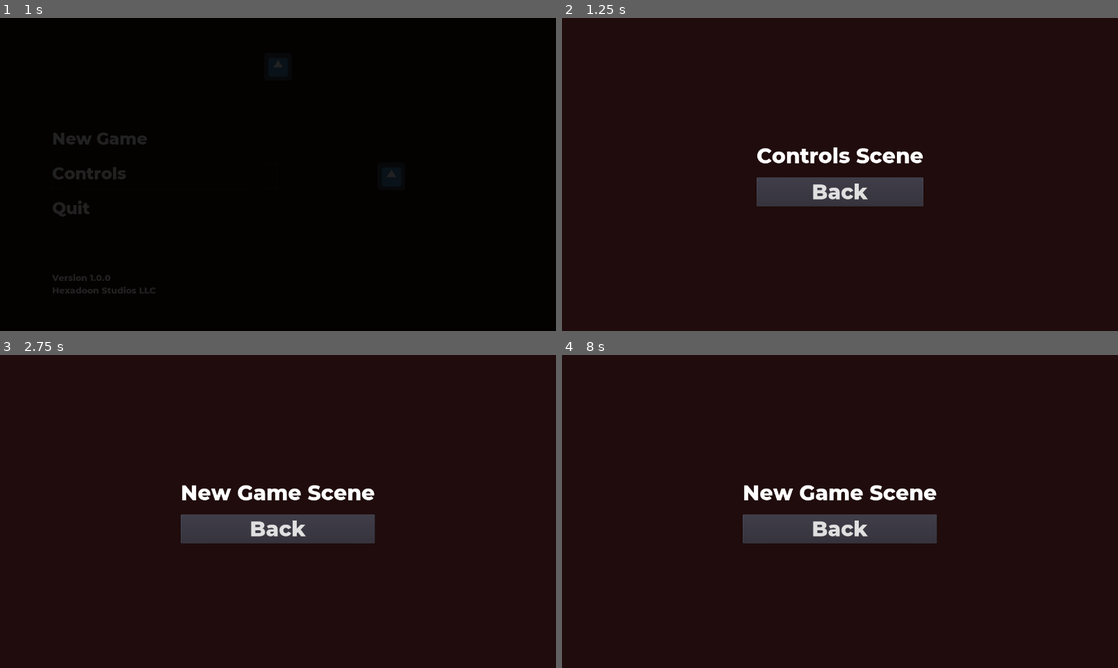
Above: before the commit, frames 1-4 (two rows, left to right).
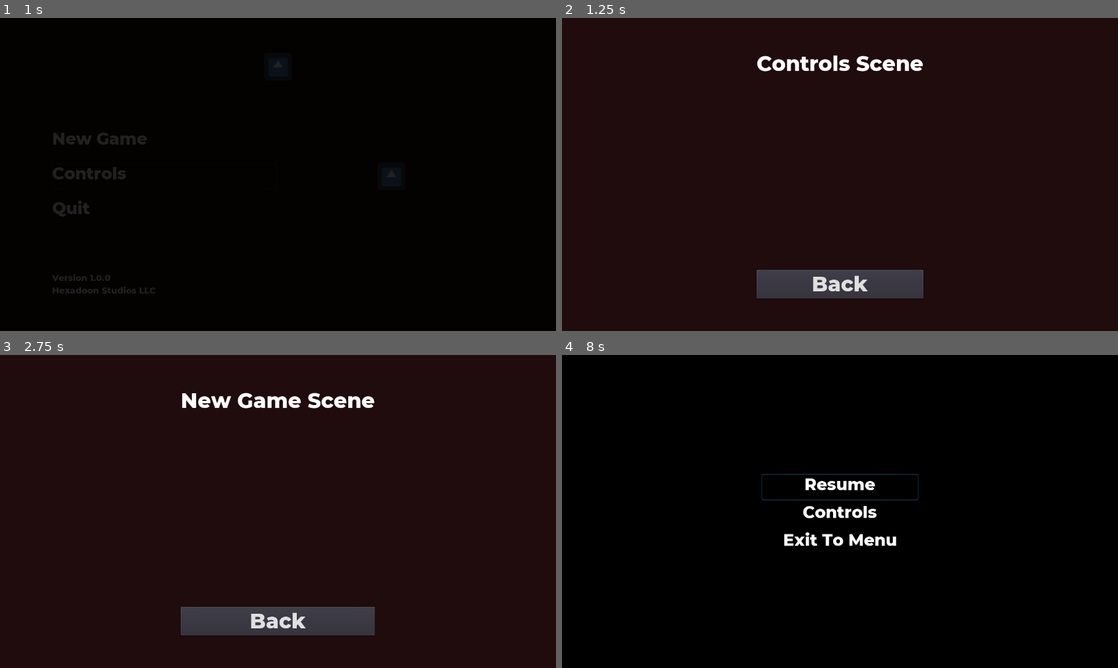
Above: after the commit, the same moments.

Repository: Hexadoon/phobia
Game: Godot game, scene res://title_screen/Title Screen.tscn
The game is run twice, just before and just after one commit, with the same random seed, the same clock (stepped at 60 frames per second) and the same inputs. The engine's default icon, where the game draws it, is replaced by a stand-in: a white triangle on a blue panel in a dark square.
Inputs:
- Up to frame 1 (1 s): click "Controls" at 0.5 s
- Up to frame 2 (1.25 s): no input
- Up to frame 3 (2.75 s): click "Back" at 1.25 s; click "New Game" at 2 s
- Up to frame 4 (8 s): click "Back" at 2.75 s; click "New Game" at 3.5 s; tap Enter at 5, 6.5 s; tap Space at 5.75, 7.25 s; tap Escape (ui_cancel) at 7.9 s

Frame 1 is identical in both runs. In frame 2, 7.1% of the frame differs, in the area x 35-65%, y 12-90%; in frame 3, 8.2%; in frame 4, 100%, in the area x 0-100%, y 0-100%.

Commit message:
changes to file structure + added pause screen

Diff:
--- /dev/null
+++ b/buttons/Controls Button.tscn
@@ -0,0 +1,8 @@
+[gd_scene load_steps=2 format=2]
+
+[ext_resource path="res://buttons/Default Button.tscn" type="PackedScene" id=1]
+
+[node name="Controls Button" instance=ExtResource( 1 )]
+
+[node name="Label" parent="." index="0"]
+text = "Controls"
--- /dev/null
+++ b/buttons/Default Button.tscn
@@ -0,0 +1,26 @@
+[gd_scene load_steps=4 format=2]
+
+[ext_resource path="res://fonts/Montserrat-ExtraBold.ttf" type="DynamicFontData" id=1]
+[ext_resource path="res://buttons/Default Button.gd" type="Script" id=2]
+
+[sub_resource type="DynamicFont" id=1]
+size = 38
+font_data = ExtResource( 1 )
+
+[node name="Default Button" type="Button"]
+margin_right = 1024.0
+margin_bottom = 96.0
+flat = true
+script = ExtResource( 2 )
+__meta__ = {
+"_edit_use_anchors_": false
+}
+
+[node name="Label" type="Label" parent="."]
+margin_right = 1024.0
+margin_bottom = 96.0
+custom_fonts/font = SubResource( 1 )
+text = "PLACEHOLDER TEXT"
+__meta__ = {
+"_edit_use_anchors_": false
+}
--- /dev/null
+++ b/buttons/Exit To Menu Button.tscn
@@ -0,0 +1,10 @@
+[gd_scene load_steps=2 format=2]
+
+[ext_resource path="res://buttons/Default Button.tscn" type="PackedScene" id=1]
+
+[node name="Exit To Menu Button" instance=ExtResource( 1 )]
+
+[node name="Label" parent="." index="0"]
+margin_right = 360.0
+text = "Exit To Menu"
+align = 1
--- /dev/null
+++ b/buttons/New Game Button.tscn
@@ -0,0 +1,8 @@
+[gd_scene load_steps=2 format=2]
+
+[ext_resource path="res://buttons/Default Button.tscn" type="PackedScene" id=1]
+
+[node name="New Game Button" instance=ExtResource( 1 )]
+
+[node name="Label" parent="." index="0"]
+text = "New Game"
--- /dev/null
+++ b/buttons/Pause Screen Controls.tscn
@@ -0,0 +1,11 @@
+[gd_scene load_steps=2 format=2]
+
+[ext_resource path="res://buttons/Default Button.tscn" type="PackedScene" id=1]
+
+[node name="Pause Screen Controls" instance=ExtResource( 1 )]
+margin_right = 992.0
+
+[node name="Label" parent="." index="0"]
+margin_right = 360.0
+text = "Controls"
+align = 1
--- /dev/null
+++ b/buttons/Quit Button.tscn
@@ -0,0 +1,8 @@
+[gd_scene load_steps=2 format=2]
+
+[ext_resource path="res://buttons/Default Button.tscn" type="PackedScene" id=1]
+
+[node name="Quit Button" instance=ExtResource( 1 )]
+
+[node name="Label" parent="." index="0"]
+text = "Quit"
--- /dev/null
+++ b/buttons/Resume Button.tscn
@@ -0,0 +1,10 @@
+[gd_scene load_steps=2 format=2]
+
+[ext_resource path="res://buttons/Default Button.tscn" type="PackedScene" id=1]
+
+[node name="Resume Button" instance=ExtResource( 1 )]
+
+[node name="Label" parent="." index="0"]
+margin_right = 360.0
+text = "Resume"
+align = 1
--- a/fade_in/fade_in.gd
+++ b/fade_in/fade_in.gd
@@ -14,3 +14,7 @@
 	Called once Fade In animation is finished.
 	"""
 	emit_signal("fade_finished")
+
+
+func _on_Fade_In_fade_finished():
+	pass # Replace with function body.
--- a/title_screen/fonts/Montserrat-ExtraBold_size_48.tres
+++ b/fonts/Montserrat-ExtraBold_size_48.tres
@@ -1,6 +1,6 @@
 [gd_resource type="DynamicFont" load_steps=2 format=2]
 
-[ext_resource path="res://title_screen/fonts/Montserrat-ExtraBold.ttf" type="DynamicFontData" id=1]
+[ext_resource path="res://fonts/Montserrat-ExtraBold.ttf" type="DynamicFontData" id=1]
 
 [resource]
 size = 48
--- a/game/Controls.tscn
+++ b/game/Controls.tscn
@@ -1,6 +1,6 @@
 [gd_scene load_steps=2 format=2]
 
-[ext_resource path="res://game/New_Game.tscn" type="PackedScene" id=1]
+[ext_resource path="res://game/Default Scene.tscn" type="PackedScene" id=1]
 
 [node name="Controls" instance=ExtResource( 1 )]
 
--- a/game/return_to_title.gd
+++ b/game/Default Scene.gd
@@ -1,5 +1,4 @@
 extends Control
-
 
 func _on_Button_pressed():
 	"""
--- a/game/New_Game.tscn
+++ b/game/Default Scene.tscn
@@ -1,9 +1,9 @@
 [gd_scene load_steps=3 format=2]
 
-[ext_resource path="res://title_screen/fonts/Montserrat-ExtraBold_size_48.tres" type="DynamicFont" id=1]
-[ext_resource path="res://game/return_to_title.gd" type="Script" id=2]
+[ext_resource path="res://fonts/Montserrat-ExtraBold_size_48.tres" type="DynamicFont" id=1]
+[ext_resource path="res://game/Default Scene.gd" type="Script" id=2]
 
-[node name="New Game" type="Control"]
+[node name="Default Scene" type="Control"]
 anchor_right = 1.0
 anchor_bottom = 1.0
 script = ExtResource( 2 )
@@ -12,29 +12,29 @@
 }
 
 [node name="CenterContainer" type="CenterContainer" parent="."]
-anchor_right = 1.0
-anchor_bottom = 1.0
+margin_right = 1280.0
+margin_bottom = 720.0
 __meta__ = {
 "_edit_use_anchors_": false
 }
 
 [node name="VBoxContainer" type="VBoxContainer" parent="CenterContainer"]
-margin_left = 416.0
-margin_top = 287.0
-margin_right = 863.0
-margin_bottom = 433.0
-custom_constants/separation = 20
+margin_left = 376.0
+margin_top = 75.0
+margin_right = 903.0
+margin_bottom = 645.0
 
 [node name="Label" type="Label" parent="CenterContainer/VBoxContainer"]
-margin_right = 447.0
-margin_bottom = 60.0
+margin_right = 527.0
+margin_bottom = 500.0
+rect_min_size = Vector2( 0, 500 )
 custom_fonts/font = ExtResource( 1 )
-text = "New Game Scene"
+text = "PLACEHOLDER TEXT"
 
 [node name="Button" type="Button" parent="CenterContainer/VBoxContainer"]
-margin_top = 80.0
-margin_right = 447.0
-margin_bottom = 146.0
+margin_top = 504.0
+margin_right = 527.0
+margin_bottom = 570.0
 custom_fonts/font = ExtResource( 1 )
 text = "Back"
 [connection signal="pressed" from="CenterContainer/VBoxContainer/Button" to="." method="_on_Button_pressed"]
--- /dev/null
+++ b/game/New Game.tscn
@@ -0,0 +1,24 @@
+[gd_scene load_steps=3 format=2]
+
+[ext_resource path="res://game/Default Scene.tscn" type="PackedScene" id=1]
+[ext_resource path="res://pause_screen/Pause Screen.tscn" type="PackedScene" id=2]
+
+[node name="New Game" instance=ExtResource( 1 )]
+
+[node name="VBoxContainer" parent="CenterContainer" index="0"]
+margin_left = 416.0
+margin_right = 863.0
+
+[node name="Label" parent="CenterContainer/VBoxContainer" index="0"]
+margin_top = 0.0
+margin_right = 447.0
+margin_bottom = 500.0
+text = "New Game Scene"
+
+[node name="Button" parent="CenterContainer/VBoxContainer" index="1"]
+margin_right = 447.0
+
+[node name="CanvasLayer" type="CanvasLayer" parent="." index="1"]
+
+[node name="Pause Screen" parent="CanvasLayer" index="0" instance=ExtResource( 2 )]
+visible = false
--- a/game/Quit.tscn
+++ b/game/Quit.tscn
@@ -1,6 +1,6 @@
 [gd_scene load_steps=2 format=2]
 
-[ext_resource path="res://game/Controls.tscn" type="PackedScene" id=1]
+[ext_resource path="res://game/Default Scene.tscn" type="PackedScene" id=1]
 
 [node name="Quit" instance=ExtResource( 1 )]
 
@@ -9,7 +9,9 @@
 margin_right = 779.0
 
 [node name="Label" parent="CenterContainer/VBoxContainer" index="0"]
+margin_top = 0.0
 margin_right = 279.0
+margin_bottom = 500.0
 text = "Quit Scene"
 
 [node name="Button" parent="CenterContainer/VBoxContainer" index="1"]
--- /dev/null
+++ b/pause_screen/Pause Screen.gd
@@ -0,0 +1,26 @@
+extends Control
+
+var scene_path_to_load
+
+func _ready():
+	"""
+	Connects scene to load with their respective buttons and
+	sets up keyboard functionality to select a button.
+	"""
+	$"CenterContainer/VBoxContainer/Resume Button".grab_focus()
+	for button in $"CenterContainer/VBoxContainer".get_children():
+		button.connect("pressed", self, "_on_Button_pressed", [button.scene_to_load])
+
+func _on_Button_pressed(scene_to_load):
+	"""
+	Begins Fade In animation.
+	"""
+	scene_path_to_load = scene_to_load
+	get_tree().paused = not get_tree().paused
+	get_tree().change_scene(scene_path_to_load)
+
+func _input(event):
+	if event.is_action_pressed("ui_cancel"):
+		$"CenterContainer/VBoxContainer/Resume Button".grab_focus()
+		get_tree().paused = not get_tree().paused
+		visible = not visible
--- /dev/null
+++ b/pause_screen/Pause Screen.tscn
@@ -0,0 +1,59 @@
+[gd_scene load_steps=5 format=2]
+
+[ext_resource path="res://pause_screen/Pause Screen.gd" type="Script" id=1]
+[ext_resource path="res://buttons/Resume Button.tscn" type="PackedScene" id=2]
+[ext_resource path="res://buttons/Pause Screen Controls.tscn" type="PackedScene" id=3]
+[ext_resource path="res://buttons/Exit To Menu Button.tscn" type="PackedScene" id=4]
+
+[node name="Pause Screen" type="Control"]
+pause_mode = 2
+anchor_right = 1.0
+anchor_bottom = 1.0
+script = ExtResource( 1 )
+__meta__ = {
+"_edit_use_anchors_": false
+}
+
+[node name="ColorRect" type="ColorRect" parent="."]
+margin_right = 1280.0
+margin_bottom = 736.0
+color = Color( 0, 0, 0, 1 )
+__meta__ = {
+"_edit_use_anchors_": false
+}
+
+[node name="CenterContainer" type="CenterContainer" parent="."]
+margin_right = 1280.0
+margin_bottom = 736.0
+__meta__ = {
+"_edit_use_anchors_": false
+}
+
+[node name="VBoxContainer" type="VBoxContainer" parent="CenterContainer"]
+margin_left = 460.0
+margin_top = 218.0
+margin_right = 820.0
+margin_bottom = 518.0
+rect_min_size = Vector2( 250, 300 )
+alignment = 1
+
+[node name="Resume Button" parent="CenterContainer/VBoxContainer" instance=ExtResource( 2 )]
+margin_top = 56.0
+margin_right = 360.0
+margin_bottom = 116.0
+rect_min_size = Vector2( 360, 60 )
+scene_to_load = "res://game/New Game.tscn"
+
+[node name="Pause Screen Controls" parent="CenterContainer/VBoxContainer" instance=ExtResource( 3 )]
+margin_top = 120.0
+margin_right = 360.0
+margin_bottom = 180.0
+rect_min_size = Vector2( 360, 60 )
+scene_to_load = "res://game/Controls.tscn"
+
+[node name="Exit To Menu Button" parent="CenterContainer/VBoxContainer" instance=ExtResource( 4 )]
+margin_top = 184.0
+margin_right = 360.0
+margin_bottom = 244.0
+rect_min_size = Vector2( 360, 60 )
+scene_to_load = "res://title_screen/Title Screen.tscn"
--- a/title_screen/Title Screen.tscn
+++ b/title_screen/Title Screen.tscn
@@ -1,10 +1,10 @@
 [gd_scene load_steps=9 format=2]
 
-[ext_resource path="res://title_screen/buttons/NewGameButton.tscn" type="PackedScene" id=1]
+[ext_resource path="res://buttons/Controls Button.tscn" type="PackedScene" id=1]
 [ext_resource path="res://icon.png" type="Texture" id=2]
-[ext_resource path="res://title_screen/buttons/ControlsButton.tscn" type="PackedScene" id=3]
-[ext_resource path="res://title_screen/buttons/QuitButton.tscn" type="PackedScene" id=4]
-[ext_resource path="res://title_screen/fonts/Montserrat-ExtraBold.ttf" type="DynamicFontData" id=5]
+[ext_resource path="res://buttons/Quit Button.tscn" type="PackedScene" id=3]
+[ext_resource path="res://buttons/New Game Button.tscn" type="PackedScene" id=4]
+[ext_resource path="res://fonts/Montserrat-ExtraBold.ttf" type="DynamicFontData" id=5]
 [ext_resource path="res://fade_in/FadeIn.tscn" type="PackedScene" id=6]
 [ext_resource path="res://title_screen/title_screen.gd" type="Script" id=7]
 
@@ -50,25 +50,25 @@
 custom_constants/separation = 20
 alignment = 1
 
-[node name="New Game Button" parent="Menu/Center Row/Buttons" instance=ExtResource( 1 )]
+[node name="New Game Button" parent="Menu/Center Row/Buttons" instance=ExtResource( 4 )]
 margin_top = 106.0
 margin_right = 518.0
 margin_bottom = 166.0
 rect_min_size = Vector2( 360, 60 )
+scene_to_load = "res://game/New Game.tscn"
 
-[node name="Controls Button" parent="Menu/Center Row/Buttons" instance=ExtResource( 3 )]
-anchor_right = 0.0
-anchor_bottom = 0.0
+[node name="Controls Button" parent="Menu/Center Row/Buttons" instance=ExtResource( 1 )]
 margin_top = 186.0
 margin_right = 518.0
 margin_bottom = 246.0
 rect_min_size = Vector2( 360, 60 )
-align = 0
+scene_to_load = "res://game/Controls.tscn"
 
-[node name="Quit" parent="Menu/Center Row/Buttons" instance=ExtResource( 4 )]
+[node name="Quit Button" parent="Menu/Center Row/Buttons" instance=ExtResource( 3 )]
 margin_top = 266.0
 margin_right = 518.0
 margin_bottom = 326.0
+rect_min_size = Vector2( 360, 60 )
 scene_to_load = "res://game/Quit.tscn"
 
 [node name="CenterContainer" type="CenterContainer" parent="Menu/Center Row"]
--- a/title_screen/buttons/ControlsButton.tscn
+++ /dev/null
@@ -1,14 +0,0 @@
-[gd_scene load_steps=2 format=2]
-
-[ext_resource path="res://title_screen/buttons/MenuButton.tscn" type="PackedScene" id=1]
-
-[node name="Controls Button" instance=ExtResource( 1 )]
-anchor_right = 1.0
-anchor_bottom = 1.0
-margin_right = 0.0
-margin_bottom = 0.0
-scene_to_load = "res://game/Controls.tscn"
-
-[node name="Label" parent="." index="0"]
-text = "Controls"
-align = 0
--- a/title_screen/buttons/MenuButton.tscn
+++ /dev/null
@@ -1,29 +0,0 @@
-[gd_scene load_steps=4 format=2]
-
-[ext_resource path="res://title_screen/fonts/Montserrat-ExtraBold.ttf" type="DynamicFontData" id=1]
-[ext_resource path="res://title_screen/buttons/MenuButton.gd" type="Script" id=2]
-
-[sub_resource type="DynamicFont" id=1]
-size = 38
-font_data = ExtResource( 1 )
-
-[node name="Menu Button" type="Button"]
-margin_right = 1040.0
-margin_bottom = 20.0
-rect_min_size = Vector2( 360, 60 )
-flat = true
-script = ExtResource( 2 )
-__meta__ = {
-"_edit_use_anchors_": false
-}
-
-[node name="Label" type="Label" parent="."]
-anchor_right = 1.0
-anchor_bottom = 1.0
-rect_min_size = Vector2( 360, 60 )
-custom_fonts/font = SubResource( 1 )
-text = "New Game **DELETE LABEL ONCE ICON IS READY**"
-align = 1
-__meta__ = {
-"_edit_use_anchors_": false
-}
--- a/title_screen/buttons/NewGameButton.tscn
+++ /dev/null
@@ -1,11 +0,0 @@
-[gd_scene load_steps=2 format=2]
-
-[ext_resource path="res://title_screen/buttons/MenuButton.tscn" type="PackedScene" id=1]
-
-[node name="New Game Button" instance=ExtResource( 1 )]
-align = 0
-scene_to_load = "res://game/New_Game.tscn"
-
-[node name="Label" parent="." index="0"]
-text = "New Game "
-align = 0
--- a/title_screen/buttons/QuitButton.tscn
+++ /dev/null
@@ -1,10 +0,0 @@
-[gd_scene load_steps=2 format=2]
-
-[ext_resource path="res://title_screen/buttons/MenuButton.tscn" type="PackedScene" id=1]
-
-[node name="Quit" instance=ExtResource( 1 )]
-align = 0
-
-[node name="Label" parent="." index="0"]
-text = "Quit"
-align = 0
Renamed: title_screen/buttons/MenuButton.gd -> buttons/Default Button.gd
Renamed: title_screen/fonts/Montserrat-ExtraBold.ttf -> fonts/Montserrat-ExtraBold.ttf
